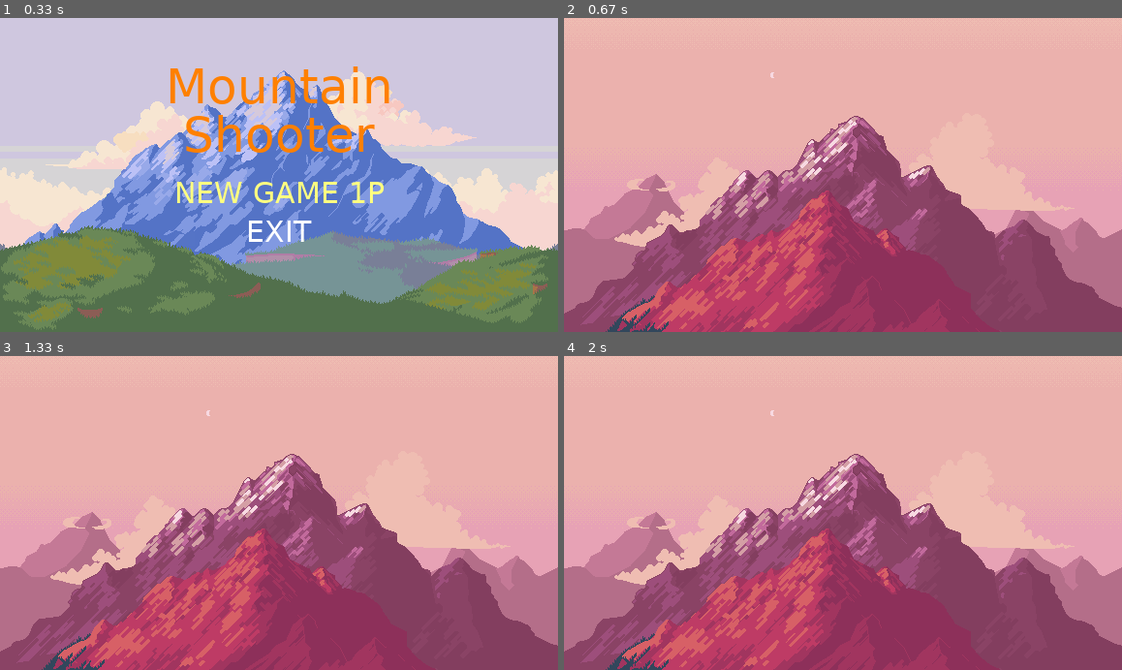
Above: before the commit, frames 1-4 (two rows, left to right).
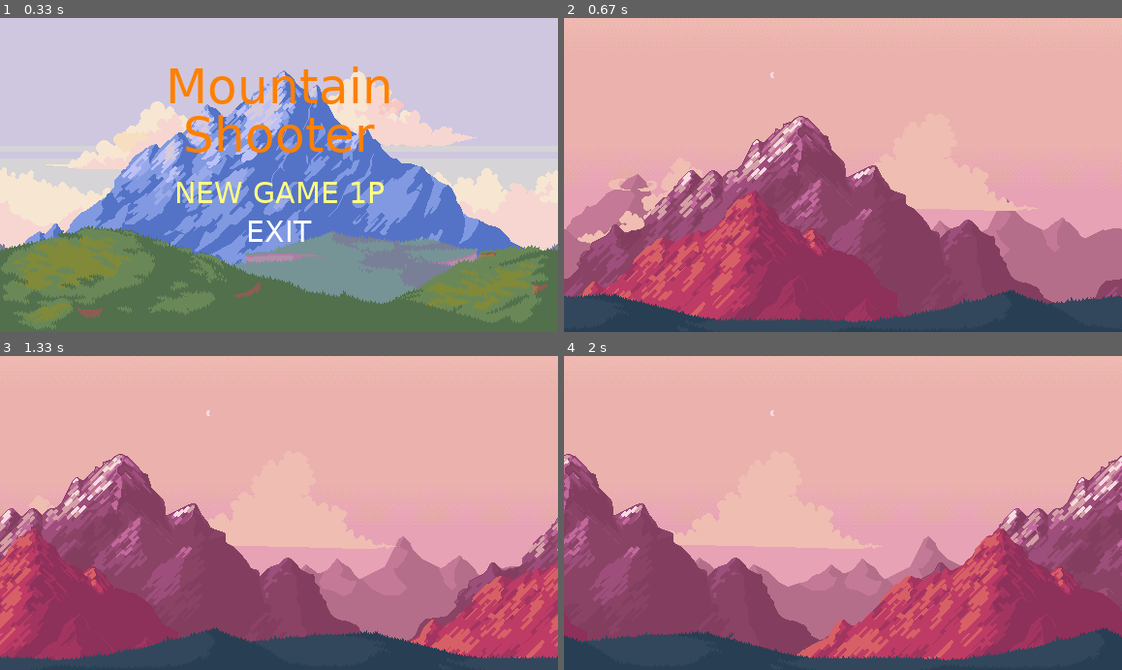
Above: after the commit, the same moments.

Repository: Andrew-2609/pygame-college-project
Game: pygame game, started from main.py
Same seed, same stepped clock (60 frames per second), same inputs: the game is played once before the commit and once after it.
Inputs:
- Up to frame 1 (0.33 s): no input
- Up to frame 2 (0.67 s): tap Enter at 0.33 s
- Up to frame 3 (1.33 s): no input
- Up to frame 4 (2 s): no input

Frame 1 is identical in both runs. In frame 2, 32% of the frame differs, in the area x 0-100%, y 31-100%; in frame 3, 45%; in frame 4, 48%.

Commit message:
feat: add movement to Background entities

Diff:
--- a/code/Background.py
+++ b/code/Background.py
@@ -2,6 +2,7 @@
 # -*- coding: utf-8 -*-
 
 from code.Entity import Entity
+from code.constant import WINDOW_WIDTH, ENTITY_SPEED
 
 
 class Background(Entity):
@@ -9,4 +10,6 @@
         Entity.__init__(self, name, position)
 
     def move(self):
-        pass
+        self.rect.centerx -= ENTITY_SPEED.get(self.name)
+        if self.rect.right <= 0:
+            self.rect.left = WINDOW_WIDTH
--- a/code/EntityFactory.py
+++ b/code/EntityFactory.py
@@ -1,6 +1,7 @@
 #!/usr/bin/python
 # -*- coding: utf-8 -*-
 from code.Background import Background
+from code.constant import WINDOW_WIDTH
 
 
 class EntityFactory:
@@ -15,6 +16,7 @@
         match name:
             case 'level1':
                 list_bg: list[Background] = []
-                for i in range(6):
-                    list_bg.append(Background(f'level1_bg{i}', position))
+                for i in range(7):
+                    list_bg.append(Background(name=f'level1_bg{i}', position=position))
+                    list_bg.append(Background(name=f'level1_bg{i}', position=(WINDOW_WIDTH, 0)))
                 return list_bg
--- a/code/Level.py
+++ b/code/Level.py
@@ -25,5 +25,6 @@
 
             for entity in self.entity_list:
                 self.window.blit(source=entity.surface, dest=entity.rect)
+                entity.move()
 
             pygame.display.flip()
--- a/code/constant.py
+++ b/code/constant.py
@@ -13,3 +13,14 @@
 COLOR_ORANGE = (255, 128, 0)
 COLOR_WHITE = (255, 255, 255)
 COLOR_YELLOW = (255, 255, 128)
+
+# Entities Speed
+ENTITY_SPEED = {
+    'level1_bg0': 0,
+    'level1_bg1': 1,
+    'level1_bg2': 2,
+    'level1_bg3': 3,
+    'level1_bg4': 4,
+    'level1_bg5': 5,
+    'level1_bg6': 6,
+}
